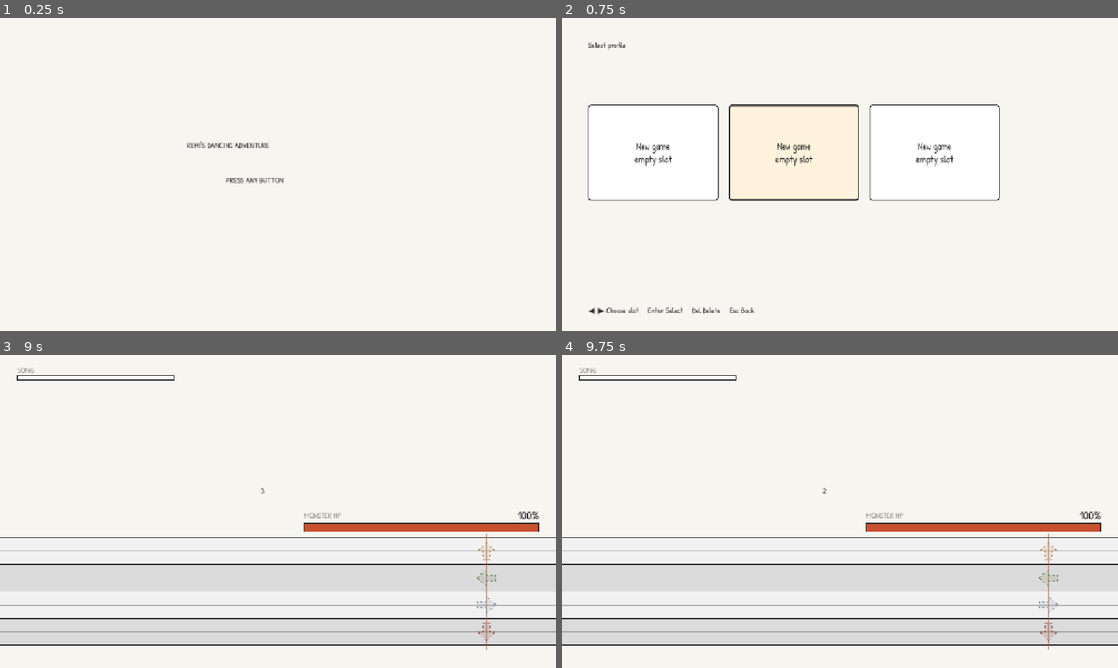
Above: before the commit, frames 1-4 (two rows, left to right).
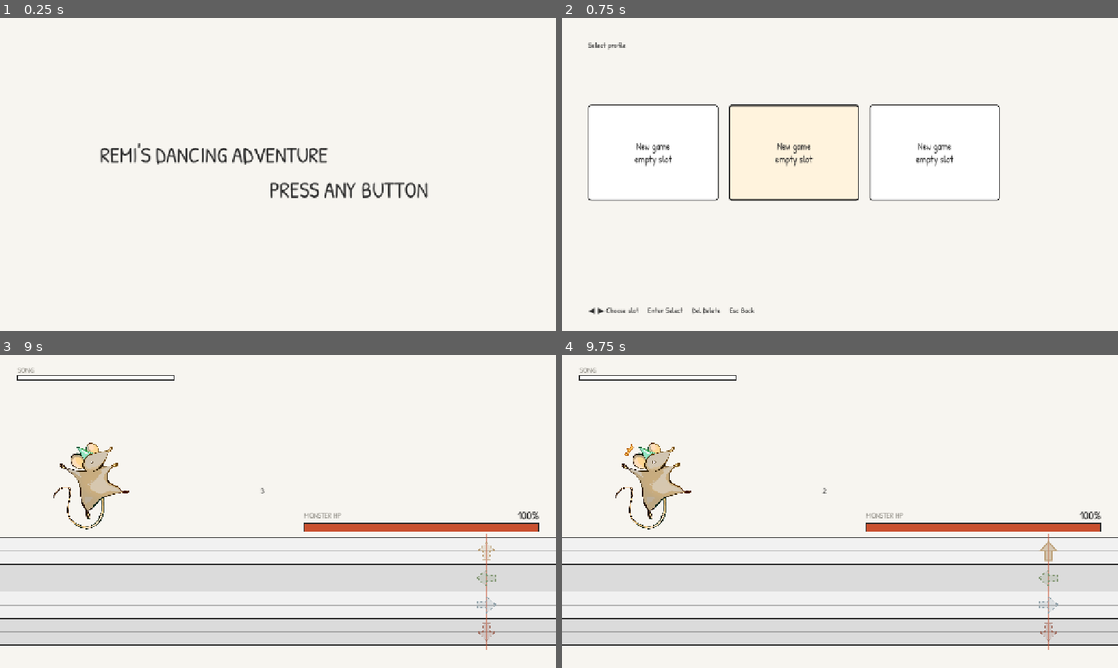
Above: after the commit, the same moments.

Repository: Pundharee6688091/remi-s-dancing-adventure
Game: Godot game, scene res://scenes/ui/Main.tscn
Two runs of this game, one before a commit and one after it. Both use one fixed random seed, a clock stepped at 60 frames per second and the inputs below.
Inputs (mouse positions are in pixels of both pictures, inside the frame that each line leads up to):
- Up to frame 1 (0.25 s): no input
- Up to frame 2 (0.75 s): tap Enter (ui_accept) at 0.5 s; hold Right (ui_right) from 0.53 s (still down); tap W (lane_0) at 0.6 s
- Up to frame 3 (9 s): tap Enter (ui_accept) at 0.77, 6.5, 6.77, 8 s; tap A (lane_1) at 0.8, 6.6 s; release Right (ui_right) at 1.25 s; click (278, 492) at 1.27 s; type "Alex" at 1.35 s; click "New game empty slot" at 2 s; click "New game empty slot" at 2.75 s; click "New game empty slot" at 3.5 s; click "New game empty slot" at 4.25 s; click "New game empty slot" at 5 s; click "New game empty slot" at 5.75 s; hold Down (ui_down) 6.53-7.25 s; tap D (lane_2) at 6.8, 8.1 s; click "Story" at 7.25 s; hold Right (ui_right) 8.03-8.75 s; tap S (lane_3) at 8.3 s; click "Fight!" at 8.75 s
- Up to frame 4 (9.75 s): tap Enter (ui_accept) at 9.5 s; hold Up (ui_up) from 9.53 s (still down); tap S (lane_3) at 9.6 s

The runs differ from the first frame. In frame 1, 2.0% of the frame differs, in the area x 18-77%, y 39-58%; in frame 2, nothing differs; in frame 3, 1.3%; in frame 4, 1.4%.

Commit message:
Record best monster HP alongside stars

Diff:
--- a/autoload/events.gd
+++ b/autoload/events.gd
@@ -4,6 +4,6 @@
 signal combo_changed(combo: int)
 signal note_judged(judgement: String, lane: int)
 signal song_finished()
-signal stage_cleared(stage_id: String, stars: int)
+signal stage_cleared(stage_id: String, hp: int)
 signal stage_failed(stage_id: String)
 signal progress_changed()
--- a/autoload/game_manager.gd
+++ b/autoload/game_manager.gd
@@ -37,6 +37,9 @@
 			return false
 	return true
 
+func best_hp_for(id: String) -> int:
+	return int(save.get("best_hp", {}).get(id, 100))
+
 func stars_for(id: String) -> int:
 	return int(save.get("stars", {}).get(id, 0))
 
@@ -67,9 +70,10 @@
 			return false
 
 
-func _on_stage_cleared(stage_id: String, stars: int) -> void:
-	var best := int(save.stars.get(stage_id, 0))
-	save.stars[stage_id] = maxi(best, stars)
+func _on_stage_cleared(stage_id: String, hp: int) -> void:
+	var best := mini(int(save.best_hp.get(stage_id, 100)), hp)
+	save.best_hp[stage_id] = best
+	save.stars[stage_id] = Rules.stars_for_hp(best)
 
 	var opponent: String = Rules.stage(stage_id).get("opponent", "")
 	if opponent != "" and not save.party.has(opponent):
--- a/autoload/input_manager.gd
+++ b/autoload/input_manager.gd
@@ -1,10 +1,10 @@
 extends Node
 
 func _ready() -> void:
-	_add("lane_0", KEY_W, JOY_BUTTON_DPAD_UP)
-	_add("lane_1", KEY_A, JOY_BUTTON_DPAD_LEFT)
-	_add("lane_2", KEY_D, JOY_BUTTON_DPAD_RIGHT)
-	_add("lane_3", KEY_S, JOY_BUTTON_DPAD_DOWN)
+	_add("lane_0", KEY_W, JOY_BUTTON_DPAD_UP, KEY_UP)
+	_add("lane_1", KEY_A, JOY_BUTTON_DPAD_LEFT, KEY_LEFT)
+	_add("lane_2", KEY_D, JOY_BUTTON_DPAD_RIGHT, KEY_RIGHT)
+	_add("lane_3", KEY_S, JOY_BUTTON_DPAD_DOWN, KEY_DOWN)
 	_add("delete", KEY_DELETE, JOY_BUTTON_X, KEY_BACKSPACE)
 
 
--- a/autoload/rules.gd
+++ b/autoload/rules.gd
@@ -22,6 +22,9 @@
 
 func chart_path(song_id: String) -> String:
 	return "res://songs/%s/chart.txt" % song_id
+
+func enemy_path(song_id: String) -> String:
+	return "res://songs/%s/Enemy.png" % song_id
 
 func window(judgement: String) -> float:
 	return float(data.windows_ms[judgement])
@@ -49,6 +52,7 @@
 	if h <= int(t["1"]): return 1
 	return 0
 
+
 func _load(path: String) -> Dictionary:
 	var f := FileAccess.open(path, FileAccess.READ)
 	if f == null:
--- a/autoload/save_manager.gd
+++ b/autoload/save_manager.gd
@@ -4,6 +4,7 @@
 const VERSION := 1
 const MONTHS := ["Jan", "Feb", "Mar", "Apr", "May", "Jun",
 	"Jul", "Aug", "Sep", "Oct", "Nov", "Dec"]
+const DEFAULTS := {"stars": {}, "best_hp": {}, "seen": [], "party": []}
 
 
 func exists(slot: int) -> bool:
@@ -18,6 +19,7 @@
 		"created": today,
 		"last_played": today,
 		"stars": {},
+		"best_hp": {},
 		"seen": [],
 		"party": [],
 	}
@@ -32,8 +34,9 @@
 	if f == null:
 		return {}
 	var parsed = JSON.parse_string(f.get_as_text())
-	return parsed if typeof(parsed) == TYPE_DICTIONARY else {}
-
+	if typeof(parsed) != TYPE_DICTIONARY:
+		return {}
+	return _fill_defaults(parsed)
 
 func write(slot: int, save: Dictionary) -> void:
 	save.version = VERSION
@@ -86,3 +89,12 @@
 	if parts.size() != 3:
 		return iso
 	return "%d %s" % [int(parts[2]), MONTHS[int(parts[1]) - 1]]
+
+
+## Adds any field a save file is missing, so an old profile gains best_hp
+## without being rewritten, and a new profile read by older code still works.
+func _fill_defaults(save: Dictionary) -> Dictionary:
+	for key in DEFAULTS:
+		if not save.has(key):
+			save[key] = DEFAULTS[key].duplicate()
+	return save
--- a/project.godot
+++ b/project.godot
@@ -32,7 +32,6 @@
 window/size/viewport_width=1280
 window/size/viewport_height=720
 window/stretch/mode="canvas_items"
-window/stretch/aspect="expand"
 
 [gui]
 
--- a/scenes/rhythm/battle.gd
+++ b/scenes/rhythm/battle.gd
@@ -4,6 +4,8 @@
 
 @onready var song: AudioStreamPlayer = $Song
 @onready var conductor: Conductor = $Conductor
+@onready var remi: Sprite2D = $Remi
+@onready var enemy: Sprite2D = $Enemy
 @onready var track: TrackPanel = $TrackPanel
 @onready var field: NoteField = $TrackPanel/Notes
 @onready var countdown_label: Label = $Judgement
@@ -18,6 +20,28 @@
 var _countdown_id := 0
 var stage_id := "s1_1"
 
+## Remi stands nearer the camera than the boss, so she is drawn bigger.
+const REMI_SCALE := 0.25
+const ENEMY_SCALE := 0.20
+## Nearer things sit lower on the screen.
+const REMI_FLOOR := 400.0
+const ENEMY_FLOOR := 360.0
+const REMI_X := 210.0
+const ENEMY_X := 1060.0
+
+const POSE_HOLD := 0.25
+const REMI_POSES := [
+	"res://sprite/Remi/Up.png",
+	"res://sprite/Remi/Left.png",
+	"res://sprite/Remi/Right.png",
+	"res://sprite/Remi/Down.png",
+]
+const REMI_IDLE := "res://sprite/Remi/Remi.png"
+const IDLE := 4
+
+var _poses: Array = []
+var _pose_time := 0.0
+
 
 func _ready() -> void:
 	var st := Rules.stage(stage_id)
@@ -25,6 +49,9 @@
 	var chart := ChartParser.parse(Rules.chart_path(song_id))
 	field.setup(chart.notes)
 
+	_setup_remi()
+	_show_enemy(song_id)
+
 	song.stream = load(Rules.song_path(song_id))
 	song.finished.connect(_on_song_finished)
 	conductor.setup(song)
@@ -40,7 +67,12 @@
 func setup(params: Dictionary) -> void:
 	stage_id = params.get("stage_id", "s1_1")
 
-func _process(_delta: float) -> void:
+func _process(delta: float) -> void:
+	if _pose_time > 0.0:
+		_pose_time = maxf(0.0, _pose_time - delta)
+		if _pose_time == 0.0:
+			_show_pose(IDLE)
+
 	if state != State.PLAYING:
 		return
 	var now: float = conductor.song_time_ms()
@@ -77,11 +109,64 @@
 		var action := InputManager.lane_action(lane)
 		if event.is_action_pressed(action):
 			track.ghosts[lane].set_pressed(true)
-			track.ghosts[lane].set_pressed(true)
+			if event.is_action_pressed(action):
+				track.ghosts[lane].set_pressed(true)
+				_show_pose(lane)
+				_pose_time = POSE_HOLD
+				if judging:
+					judge.press(lane, conductor.song_time_ms())
 			if judging:
 				judge.press(lane, conductor.song_time_ms())
 		elif event.is_action_released(action):
 			track.ghosts[lane].set_pressed(false)
+
+
+## Put this stage's opponent on screen. No art means no opponent.
+func _show_enemy(song_id: String) -> void:
+	_apply(enemy, _pose(Rules.enemy_path(song_id), ENEMY_SCALE, ENEMY_FLOOR),
+		ENEMY_X, ENEMY_SCALE)
+
+
+## Measure each of Remi's pictures once, so changing pose later costs nothing.
+func _setup_remi() -> void:
+	_poses.clear()
+	for path in REMI_POSES:
+		_poses.append(_pose(path, REMI_SCALE, REMI_FLOOR))
+	_poses.append(_pose(REMI_IDLE, REMI_SCALE, REMI_FLOOR))
+	_show_pose(IDLE)
+
+
+## Show the dance pose for a lane. Missing art falls back to idle.
+func _show_pose(which: int) -> void:
+	var pose: Dictionary = _poses[which]
+	if pose.is_empty():
+		pose = _poses[IDLE]
+	_apply(remi, pose, REMI_X, REMI_SCALE)
+
+
+## Measure a picture once: the part actually drawn, and the y that stands it on
+## its floor line. Reading pixels is slow, so this never runs during play.
+func _pose(path: String, scale: float, floor_y: float) -> Dictionary:
+	if not ResourceLoader.exists(path):
+		return {}
+	var tex: Texture2D = load(path)
+	var used := tex.get_image().get_used_rect()
+	if used.size.x <= 0 or used.size.y <= 0:
+		return {}
+	return {"texture": tex, "region": Rect2(used),
+		"y": floor_y - used.size.y * scale / 2.0}
+
+
+func _apply(sprite: Sprite2D, pose: Dictionary, x: float, scale: float) -> void:
+	if pose.is_empty():
+		sprite.hide()
+		return
+	sprite.texture = pose.texture
+	sprite.region_enabled = true
+	sprite.region_rect = pose.region
+	sprite.scale = Vector2(scale, scale)
+	sprite.position = Vector2(x, pose.y)
+	sprite.show()
 
 
 func _restart() -> void:
@@ -136,10 +221,11 @@
 
 	var r := judge.result()
 	r.won = GameManager.evaluate_win(stage_id, judge.hp)
+	r.previous_best = GameManager.best_hp_for(stage_id)
 	result_overlay.show_result(r)
 
 	if r.won:
-		Events.stage_cleared.emit(stage_id, r.stars)
+		Events.stage_cleared.emit(stage_id, r.hp)
 	else:
 		Events.stage_failed.emit(stage_id)
 
--- a/scenes/rhythm/battle.tscn
+++ b/scenes/rhythm/battle.tscn
@@ -3,10 +3,12 @@
 [ext_resource type="Script" uid="uid://truvl2fcivco" path="res://scenes/rhythm/battle.gd" id="1_efdsi"]
 [ext_resource type="Script" uid="uid://dpw8vkin7y4i2" path="res://scenes/rhythm/conductor.gd" id="2_o0565"]
 [ext_resource type="Script" uid="uid://cox60iaoehfsf" path="res://scenes/rhythm/track_panel.gd" id="3_103gh"]
+[ext_resource type="Texture2D" uid="uid://ciqs25kppadct" path="res://sprite/Remi/Remi.png" id="3_nbtlf"]
 [ext_resource type="Script" uid="uid://c7pnl0i2n3nsa" path="res://scenes/rhythm/note_field.gd" id="4_sasum"]
 [ext_resource type="Script" uid="uid://b6lhg4qujjm1o" path="res://scenes/rhythm/hud.gd" id="5_yecsb"]
 [ext_resource type="Script" uid="uid://d3u3ywbqu2yr3" path="res://scenes/rhythm/result_overlay.gd" id="6_st8th"]
 [ext_resource type="Script" uid="uid://d2cdpmrc5pwjf" path="res://scenes/rhythm/pause_overlay.gd" id="7_st8th"]
+[ext_resource type="Texture2D" uid="uid://bv76h1qsueb8w" path="res://songs/song_theo/Enemy.png" id="9_tb7li"]
 
 [node name="Battle" type="Control" unique_id=1101702470]
 layout_mode = 3
@@ -26,6 +28,17 @@
 layout_mode = 0
 offset_right = 40.0
 offset_bottom = 23.0
+
+[node name="Remi" type="Sprite2D" parent="." unique_id=1704623360]
+position = Vector2(166, 384.00003)
+scale = Vector2(0.19299996, 0.21670982)
+texture = ExtResource("3_nbtlf")
+flip_h = true
+
+[node name="Enemy" type="Sprite2D" parent="." unique_id=2093938493]
+position = Vector2(1057, 221)
+scale = Vector2(0.193125, 0.21685019)
+texture = ExtResource("9_tb7li")
 
 [node name="TrackPanel" type="Control" parent="." unique_id=2091360685]
 anchors_preset = 0
--- a/scenes/rhythm/result_overlay.gd
+++ b/scenes/rhythm/result_overlay.gd
@@ -29,9 +29,14 @@
 	var c: Dictionary = r.counts
 	var stars: String = "★".repeat(r.stars) + "☆".repeat(3 - r.stars)
 
+	var best := "Best  %d%%" % r.previous_best
+	if r.won and r.hp < r.previous_best:
+		best = "NEW BEST!  (was %d%%)" % r.previous_best
+
 	_lines.text = "\n".join([
 		"Monster HP left   %d%%" % r.hp,
 		stars,
+		best,
 		"Max combo  %d" % r.max_combo,
 		"",
 		"Perfect  %d" % c.perfect,
--- a/scenes/ui/title.gd
+++ b/scenes/ui/title.gd
@@ -4,8 +4,8 @@
 
 func _ready() -> void:
 	set_anchors_and_offsets_preset(Control.PRESET_FULL_RECT)
-	_label("REMI'S DANCING ADVENTURE", Vector2(430, 280))
-	_label("PRESS ANY BUTTON", Vector2(520, 360))
+	_label("REMI'S DANCING ADVENTURE", Vector2(230, 280))
+	_label("PRESS ANY BUTTON", Vector2(620, 360))
 
 
 func _unhandled_input(event: InputEvent) -> void:
@@ -17,6 +17,7 @@
 
 func _label(text: String, pos: Vector2) -> void:
 	var l := Label.new()
+	l.add_theme_font_size_override("font_size", 50)
 	l.text = text
 	l.position = pos
 	add_child(l)
Not shown, added: export_presets.cfg
Binary file added: songs/song_cassia/Enemy.png
Not shown, added: songs/song_cassia/Enemy.png.import
Binary file added: songs/song_elion/Enemy.png
Not shown, added: songs/song_elion/Enemy.png.import
Binary file added: songs/song_theo/Enemy.png
Not shown, added: songs/song_theo/Enemy.png.import
Binary file added: sprite/Remi/Down.png
Not shown, added: sprite/Remi/Down.png.import
Binary file added: sprite/Remi/Left.png
Not shown, added: sprite/Remi/Left.png.import
Binary file added: sprite/Remi/Remi.png
(and 7 more such lines)
